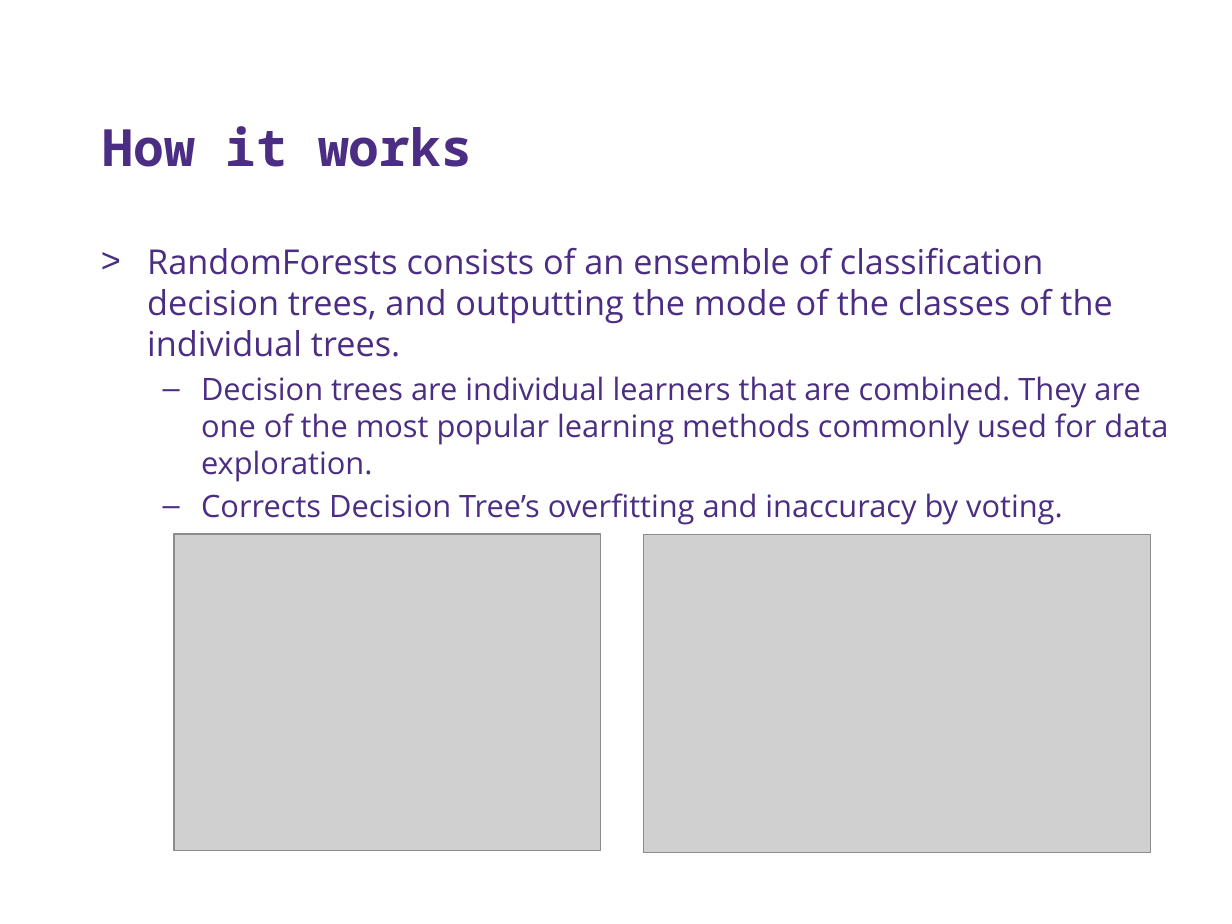
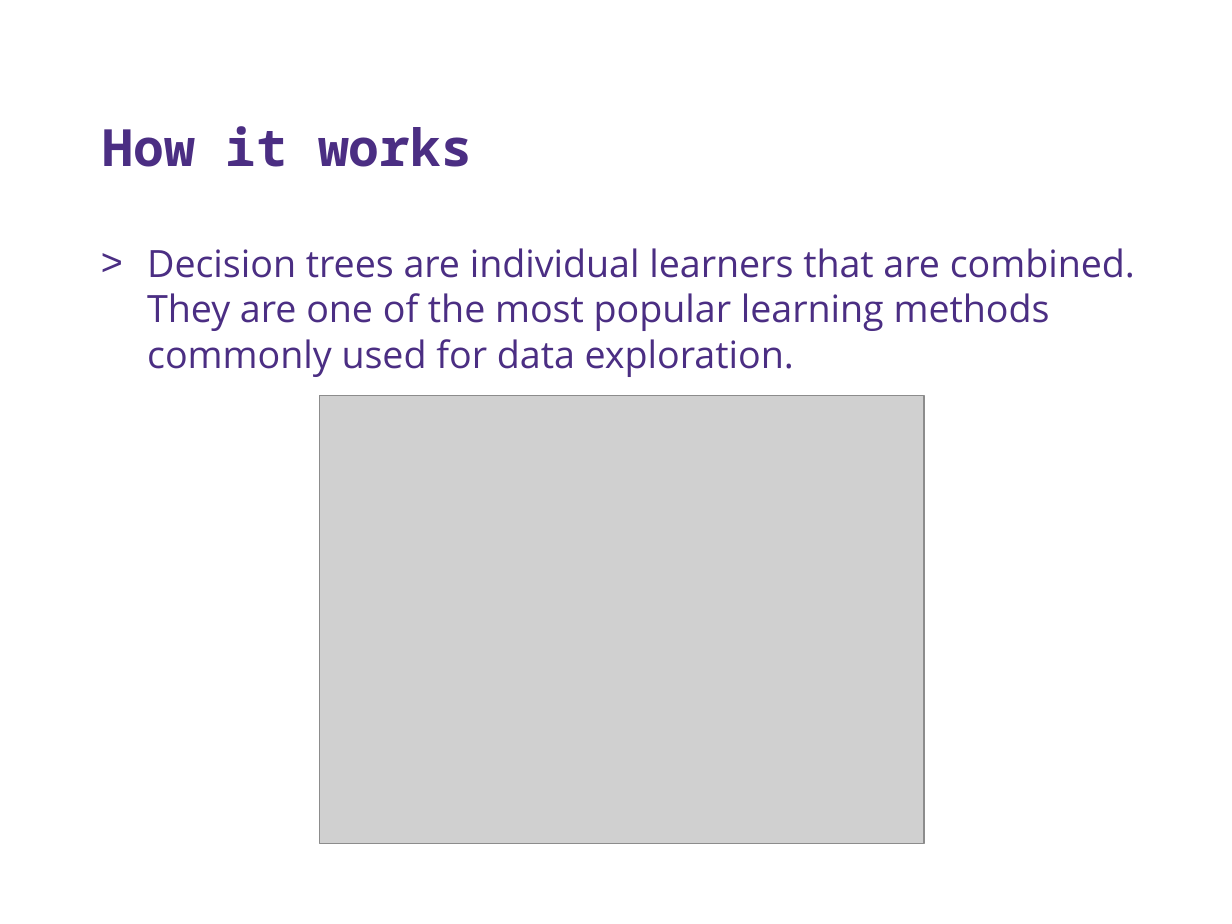
Before and after one commit to tydpan/EASE-Project, a slide deck: slide 5 of Project_Goal/DIRECT_Project_EASE_Tech_Review.pptx. Drawn at 1232x924 pixels with LibreOffice and Linux fonts; fonts in the diff are those of the drawing; grey boxes stand for pictures; background and template pictures are left out. Boxes give left, top, right and bottom in pixels: in the first picture for what was removed or moved away, otherwise in the second. Text is boxed around its words. In the diff, an @@ line names an element or a change of style, - is before the commit and + after.

Commit message:
dec tree

```diff
--- a/Project_Goal/DIRECT_Project_EASE_Tech_Review.pptx
+++ b/Project_Goal/DIRECT_Project_EASE_Tech_Review.pptx
@@ text "Decision trees are individual learners ..." at [147,248,1135,377]: size 18 to 22 pt; bullet – to >; list level 2 to 1 in "Decision trees are individual learners ..." @@
@@ text at [147,248,1112,357]: paragraph removed @@
-> RandomForests consists of an ensemble of classification decision trees, and outputting the mode of the classes of the individual trees.
@@ picture: place and size @@
-picture at [174,535,600,851]
+picture at [319,395,924,844]
@@ text at [201,493,1063,525]: paragraph removed @@
-  – Corrects Decision Tree’s overfitting and inaccuracy by voting.
@@ picture removed at [643,535,1151,854] @@
```
Also in this commit, not shown: 1 slide added.
